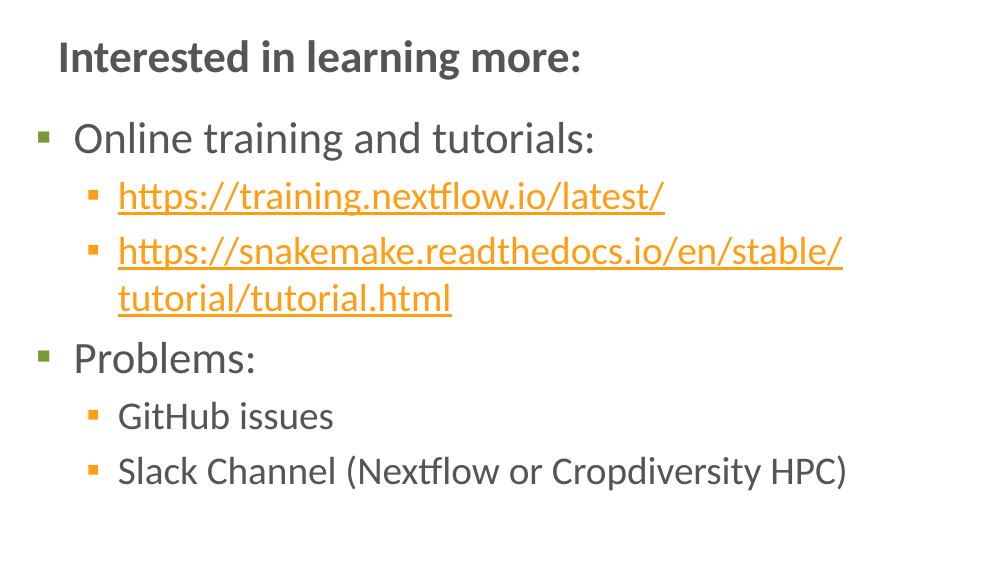
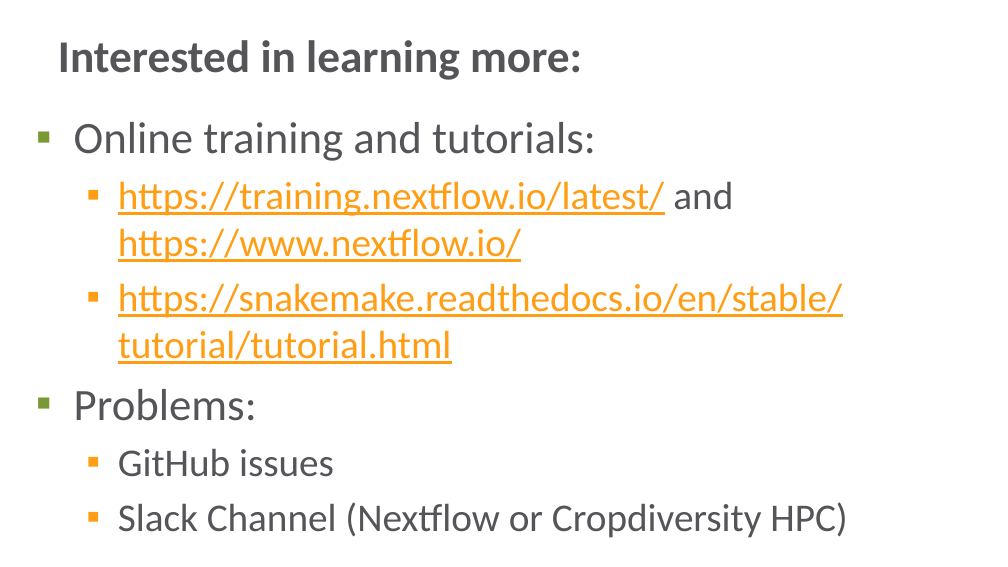
Before and after one commit to cropgeeks/hpc-training, a slide deck: slide 5 of 2025/HPC Training 2025c/4 - Interlude - WFMS.pptx. Drawn at 1008x567 pixels with LibreOffice and Linux fonts; fonts in the diff are those of the drawing; background and template pictures are left out. Boxes give left, top, right and bottom in pixels: in the first picture for what was removed or moved away, otherwise in the second. Text is boxed around its words. In the diff, an @@ line names an element or a change of style, - is before the commit and + after.

Commit message:
Update 4 - Interlude - WFMS.pptx
minor tweaks to the text

```diff
--- a/2025/HPC Training 2025c/4 - Interlude - WFMS.pptx
+++ b/2025/HPC Training 2025c/4 - Interlude - WFMS.pptx
@@ text at <box>118,181,733,263</box>: text changed @@
-  ▪ https://training.nextflow.io/latest/
+  ▪ https://training.nextflow.io/latest/ and https://www.nextflow.io/
```
Also in this commit, not shown: 2 other slides changed.
